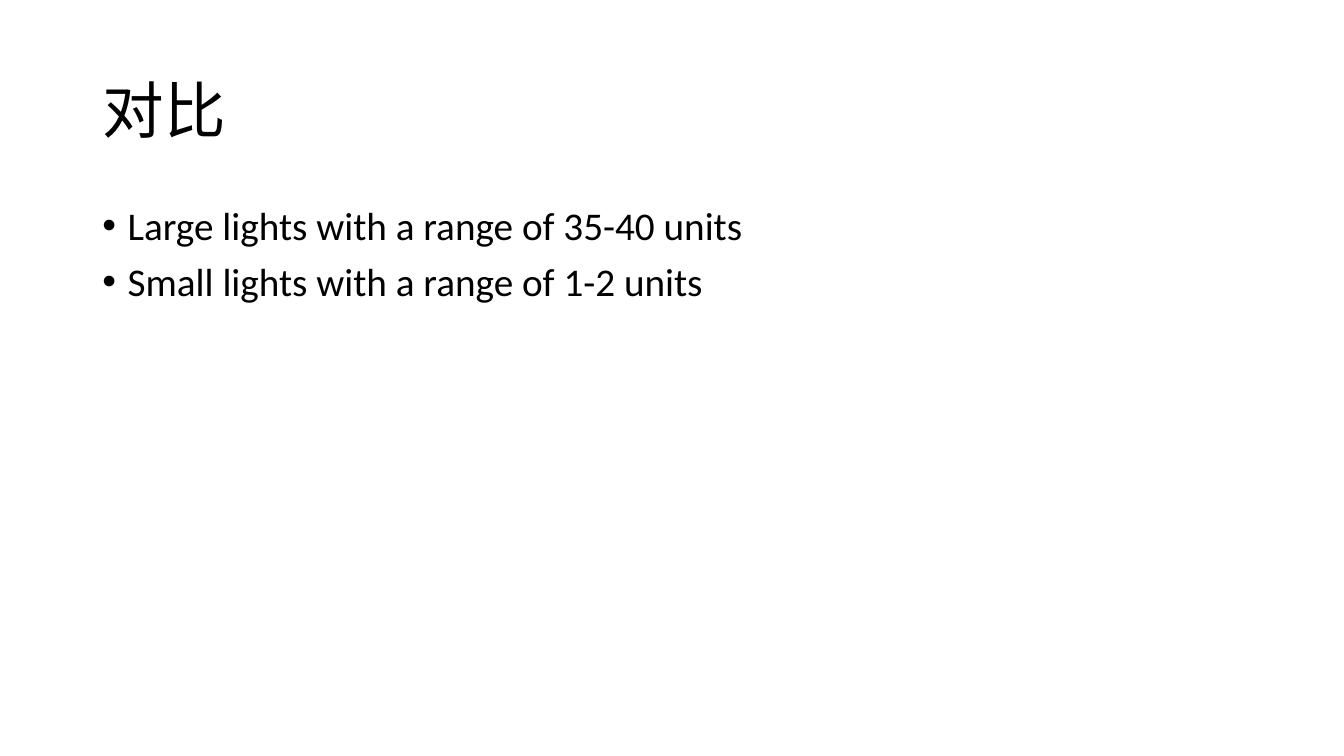
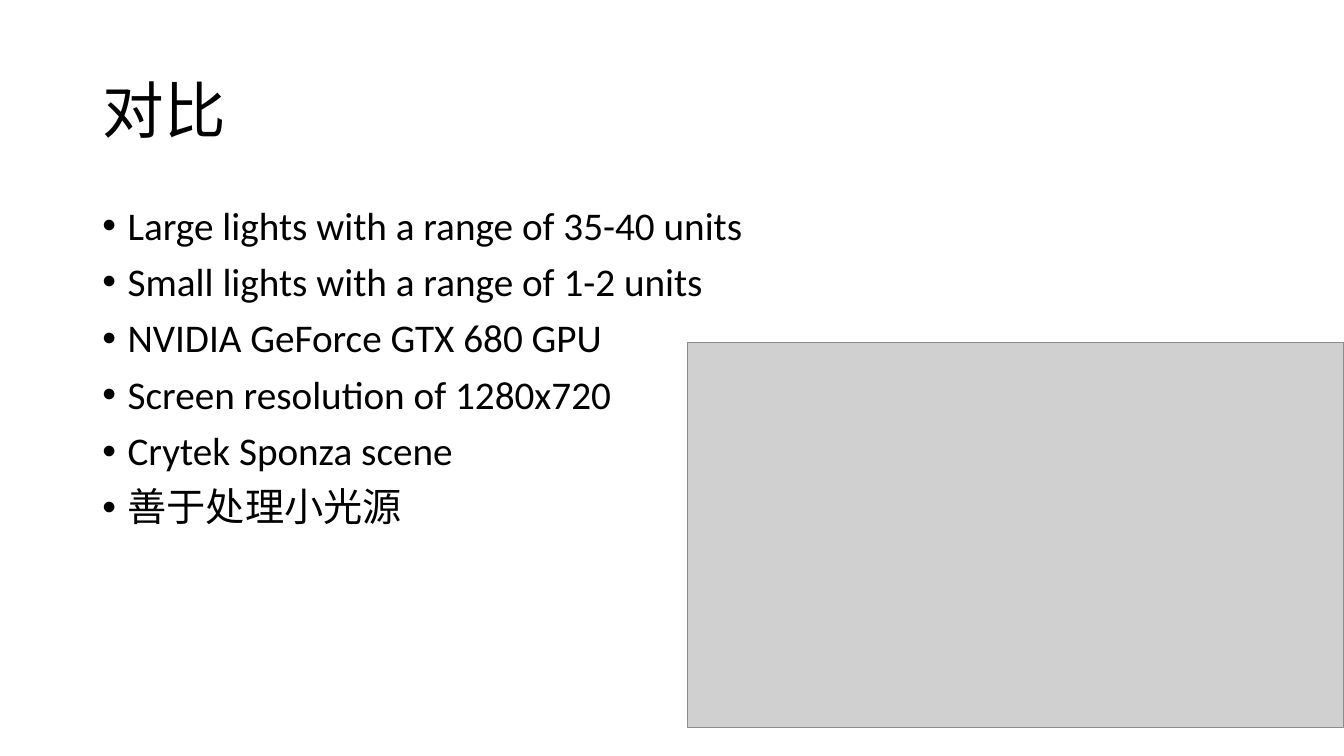
Before and after one commit to liangjuntu/Papers, a slide deck: slide 19 of ForwardPlus/Forward+梁骏图.pptx (slide 16 before the commit). Drawn at 1344x756 pixels with LibreOffice and Linux fonts; fonts in the diff are those of the drawing; grey boxes stand for pictures. Boxes give left, top, right and bottom in pixels: in the first picture for what was removed or moved away, otherwise in the second. Text is boxed around its words. In the diff, an @@ line names an element or a change of style, - is before the commit and + after.

```diff
--- a/ForwardPlus/Forward+梁骏图.pptx
+++ b/ForwardPlus/Forward+梁骏图.pptx
@@ text at [128,325,611,524]: paragraphs added @@
+• NVIDIA GeForce GTX 680 GPU
+• Screen resolution of 1280x720
+• Crytek Sponza scene
+• 善于处理小光源
@@ picture added at [688,342,1344,727] @@
```
Also in this commit, not shown: 8 other slides changed, 8 slides added, 1 other file.
